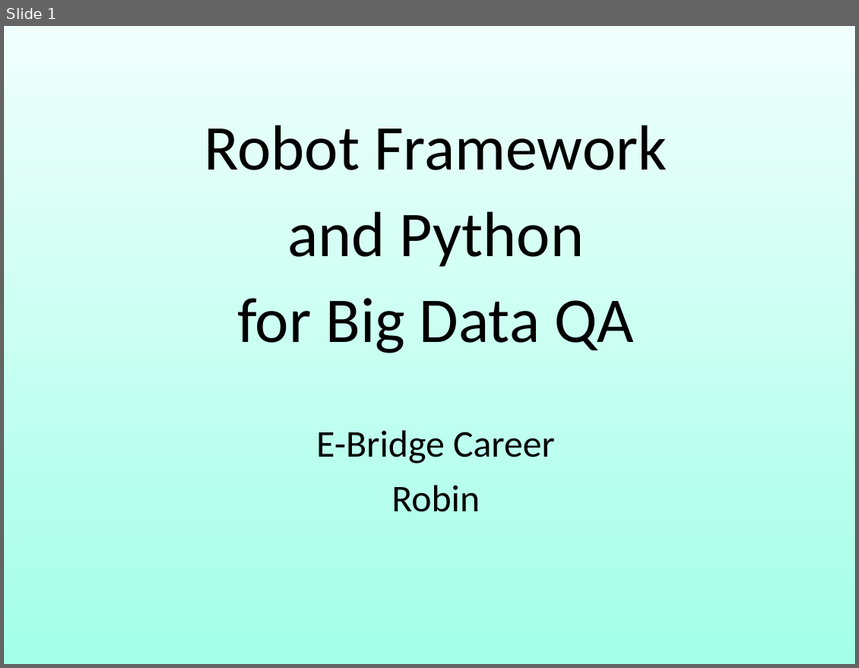
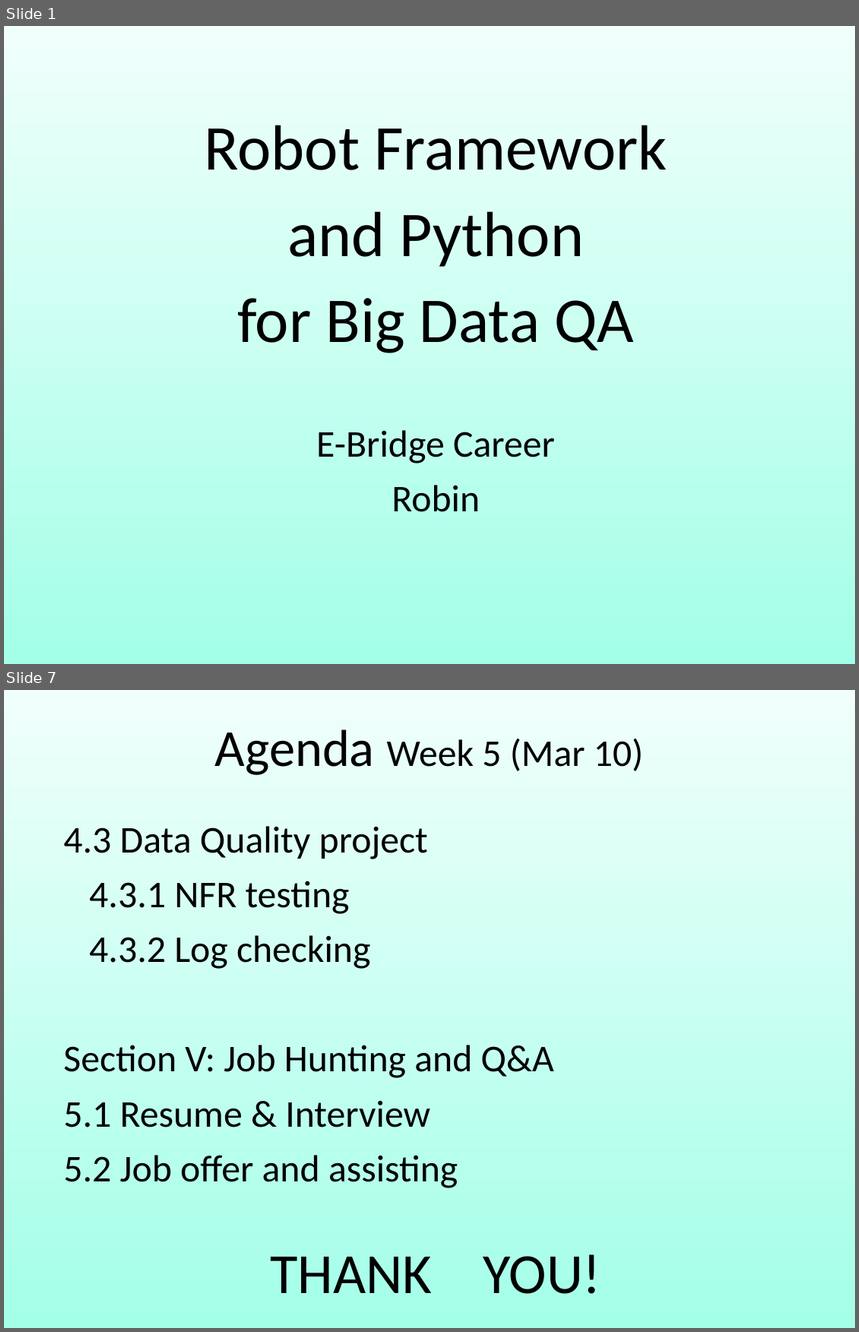
Before and after one commit to robin3795/Data, a slide deck: 2018_1.ppt. Shown one above the other, each under a label of ours: slide 1 before the commit, slides 1 and 7 after it; the slides between them are not shown. The pictures are 859x668 and 859x1332 pixels, drawn with LibreOffice and Linux fonts; fonts in the diff are those of the drawing. Boxes give left, top, right and bottom in pixels: in the first picture for what was removed or moved away, otherwise in the second. Text is boxed around its words. In the diff, an @@ line names an element or a change of style, - is before the commit and + after.

```diff
--- a/2018_1.ppt
+++ b/2018_1.ppt
@@ slide 7 added at [4, 690, 855, 1328], background gradient #F0FFFB to #A3FFE8 @@
@@ free added at [47, 690, 813, 802], 32 pt, text #000000 @@
+Agenda Week 5 (Mar 10)
@@ free added at [51, 811, 817, 1161], 32 pt, text #000000 @@
+4.3 Data Quality project
+4.3.1 NFR testing
+4.3.2 Log checking
+Section V: Job Hunting and Q&A
+5.1 Resume & Interview
+5.2 Job offer and assisting
+THANK YOU!
```
Also in this commit, not shown: 13 slides changed, 18 other slides added, 3 slides removed, 1 other file.
